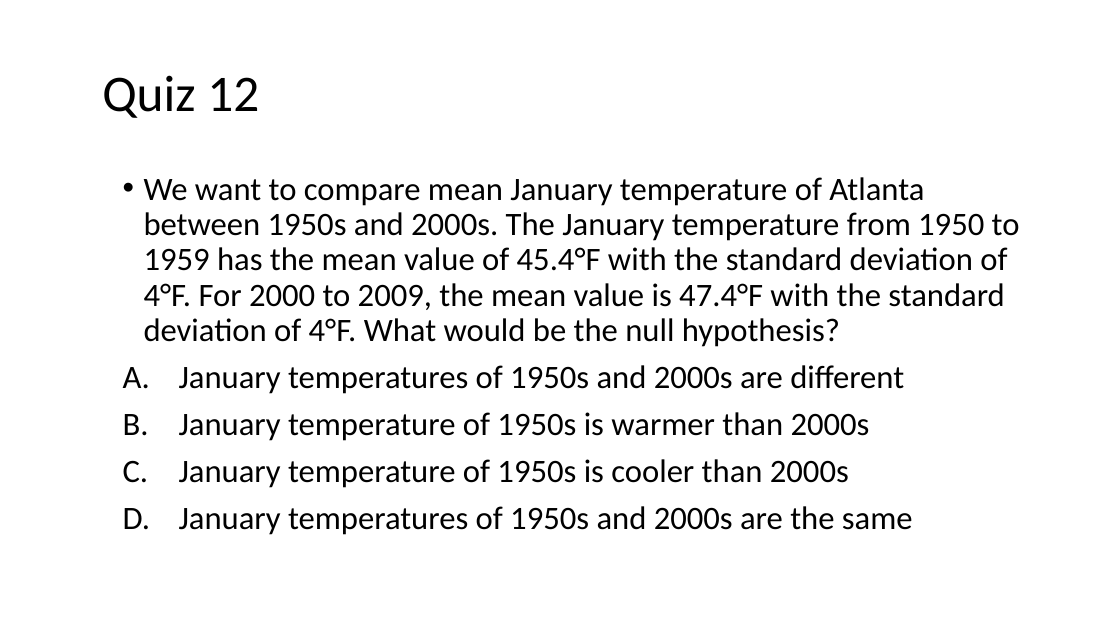
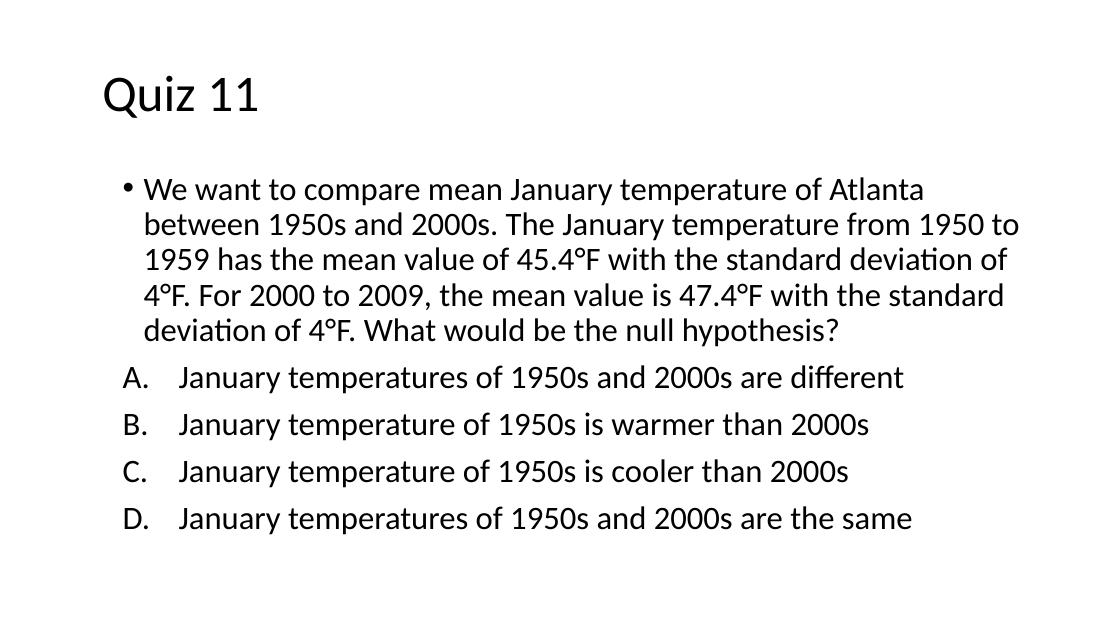
Before and after one commit to pengfeiliu371/EAS2655_S2023, a slide deck: slide 16 of slides/Week7-TP.pptx (slide 17 before the commit). Drawn at 1120x630 pixels with LibreOffice and Linux fonts; fonts in the diff are those of the drawing. Boxes give left, top, right and bottom in pixels: in the first picture for what was removed or moved away, otherwise in the second. Text is boxed around its words. In the diff, an @@ line names an element or a change of style, - is before the commit and + after.

```diff
--- a/slides/Week7-TP.pptx
+++ b/slides/Week7-TP.pptx
@@ title at (102,75,259,118): text changed @@
-Quiz 12
+Quiz 11
```
Also in this commit, not shown: 15 other slides changed, 1 slide removed.
